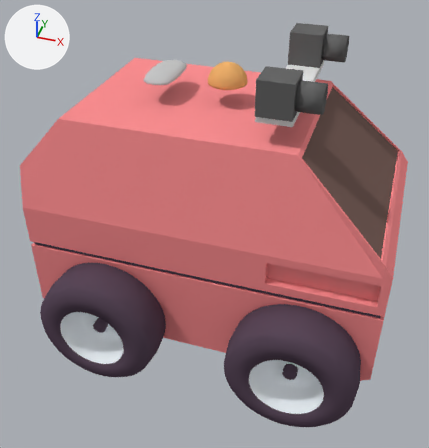
The Blender file examples/morse/scenarii/action-4-2.54.blend: old version first, new version second.
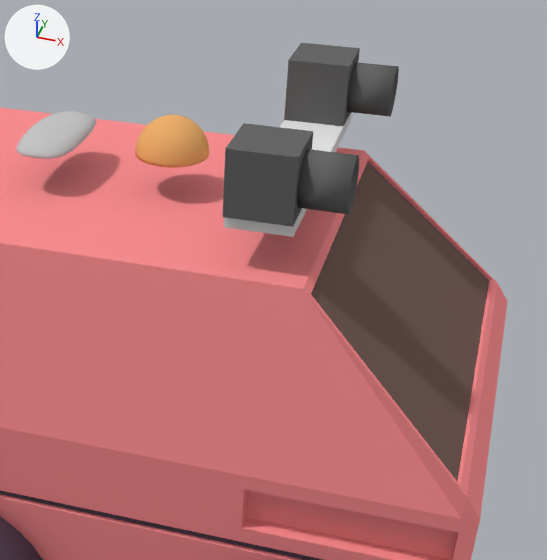
Each version appears first from a 50 mm camera at (0.49, -1.64, 1.58) aimed at (0.06, -0.32, 0.61), and next in a close-up on the part from 31% to 100% of the width and 0% to 67% of the height. Every picture has the same lights, and +X, +Y and +Z are marked at upper left.

Names of what the first close-up shows: 'ATRV', 'CameraCube', 'CameraCube.001', 'CameraLens', 'CameraLens.001', 'Camera_Support', 'GPS_box', 'Gyro_box', 'Wheel.3'.
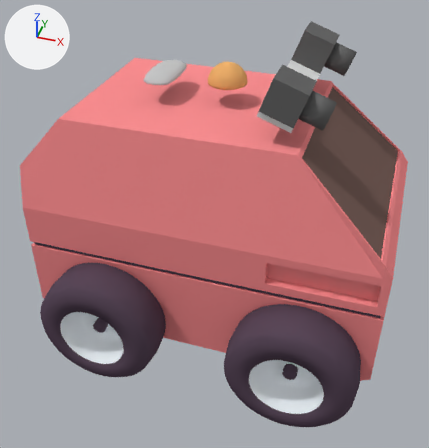
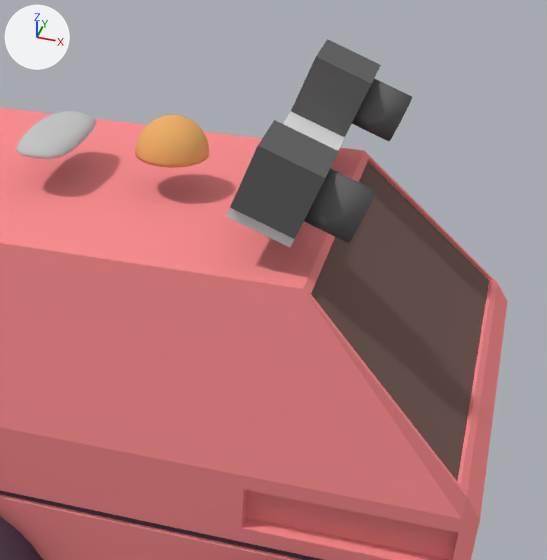
Commit message: Adapt action-4 scenario to do some more realistic stuff

ob_ptu is not drawn itself; it is the parent of ob_camera_support, ob_cameramain, ob_cameramain_001.

Edits to the bpy script that builds the scene:
```text
Change ob_ptu:
    ob_ptu.rotation_euler: (0.0, 0.0, 0.0) -> (0.0, 0.349, 0.0)  # degrees (0, 0, 0) -> degrees (0, 20, 0)
```

Boxes [x1, y1, x2, y2] around the edits, measured in the close-ups (547 x 560 px):
'CameraCube.001', turned: before [223, 123, 313, 227]; after [230, 120, 339, 239]
'CameraCube', turned: before [284, 43, 360, 127]; after [291, 39, 381, 137]
'CameraLens.001', turned: before [297, 149, 359, 214]; after [304, 168, 376, 243]
'CameraLens', turned: before [347, 62, 399, 116]; after [352, 78, 412, 141]
'Camera_Support', turned: before [224, 112, 352, 237]; after [227, 112, 345, 247]
